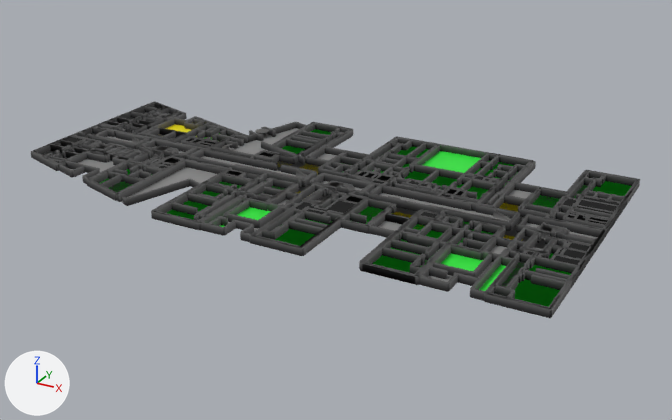
Before and after pictures for a commit that changed the glTF model tuasguessr/Assets/3D/ICT.glb.
Both versions are drawn from a camera (50 mm lens) standing at (9.46, -12.45, 5.83) and looking at (2.56, 0.09, -0.44). Lighting does not change. The marker at lower left points along +X, +Y and +Z.

In view in the first picture: 'ICT1_EXPORT', 'ICT2_EXPORT', 'ICT3_EXPORT'.
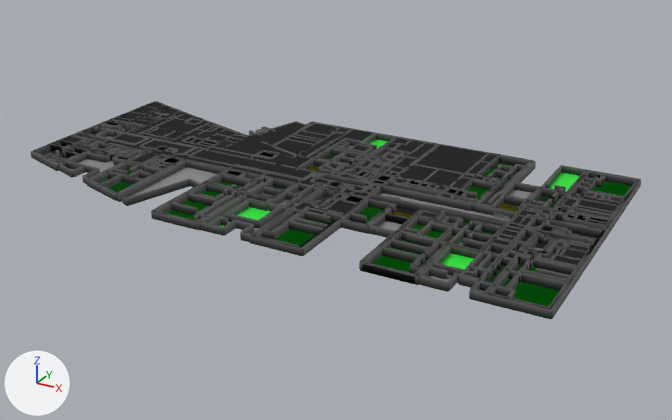
Scene script edits in JSON lines:
```json
{"op": "add", "block": "mat_black_005", "code": ["mat_black_005 = principled_material('Black.005')", "mat_black_005.base_color = (0.0, 0.0, 0.0)  # black #000000", "mat_black_005.roughness = 1.0"]}
{"op": "add", "block": "mat_walls_006", "code": ["mat_walls_006 = principled_material('Walls.006')", "mat_walls_006.texture = img_palette_map_0"]}
{"op": "add", "block": "mat_gray_002", "code": ["mat_gray_002 = principled_material('Gray.002')", "mat_gray_002.base_color = (0.251, 0.251, 0.251)  # grey #898989"]}
{"op": "add", "block": "mat_green_002", "code": ["mat_green_002 = principled_material('Green.002')", "mat_green_002.base_color = (0.0274, 0.8, 0.046)  # green #2ee73d"]}
{"op": "add", "block": "mat_walls_005", "code": ["mat_walls_005 = principled_material('Walls.005')", "mat_walls_005.texture = img_palette_map_0"]}
{"op": "add", "block": "me_plane_021", "code": ["me_plane_021 = bpy.data.meshes.new('Plane.021')", "me_plane_021.from_pydata(...)  # 1758 vertices, 3232 faces; spans x -2.86..6.98, y -2.45..2.53, z -0.12..0.12", "# faces by material slot: [205, 2300, 114, 67, 546]", "me_plane_021.materials.append(mat_black_005)  # black #000000", "me_plane_021.materials.append(mat_walls_005)  # picture img_palette_map_0", "me_plane_021.materials.append(mat_gray_002)  # grey #898989", "me_plane_021.materials.append(mat_green_002)  # green #2ee73d", "me_plane_021.materials.append(mat_walls_006)  # picture img_palette_map_0"]}
{"op": "add", "block": "ob_ict0_export", "code": ["ob_ict0_export = bpy.data.objects.new('ICT0_EXPORT', me_plane_021)", "ob_ict0_export.location = (0.0, 0.0, 0.0)"]}
```

Pixel boxes [x1, y1, x2, y2] of what changed, in the pictures (672 x 420 px):
```json
{"object": "ICT0_EXPORT", "change": "added", "after": [92, 101, 641, 319], "on screen": "black", "faces in mat_black_005 (black #000000)": [104, 102, 616, 280], "faces in mat_walls_005 (picture img_palette_map_0)": [92, 101, 641, 319], "faces in mat_green_002 (green #2ee73d)": [330, 139, 630, 307], "faces in mat_gray_002 (grey #898989)": [308, 145, 597, 283]}
```
